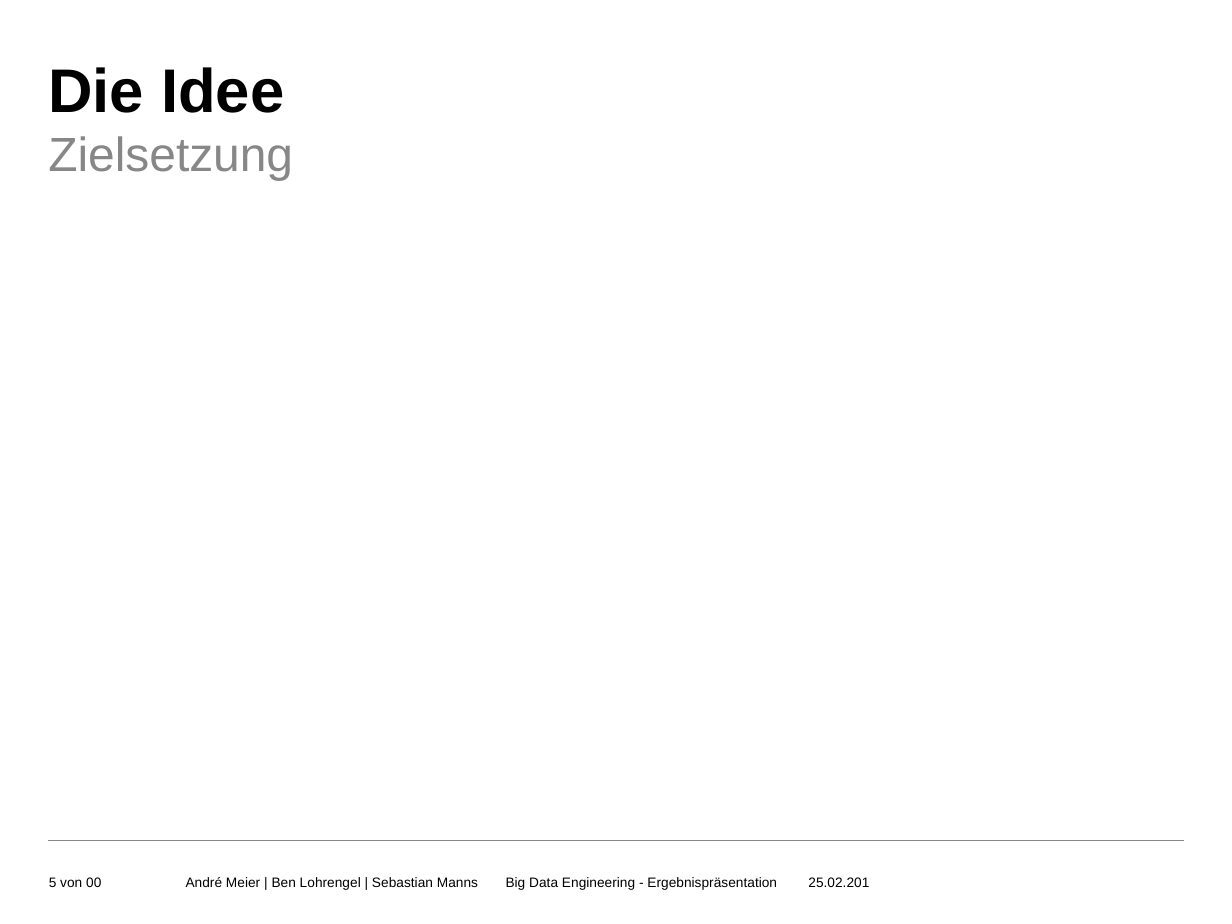
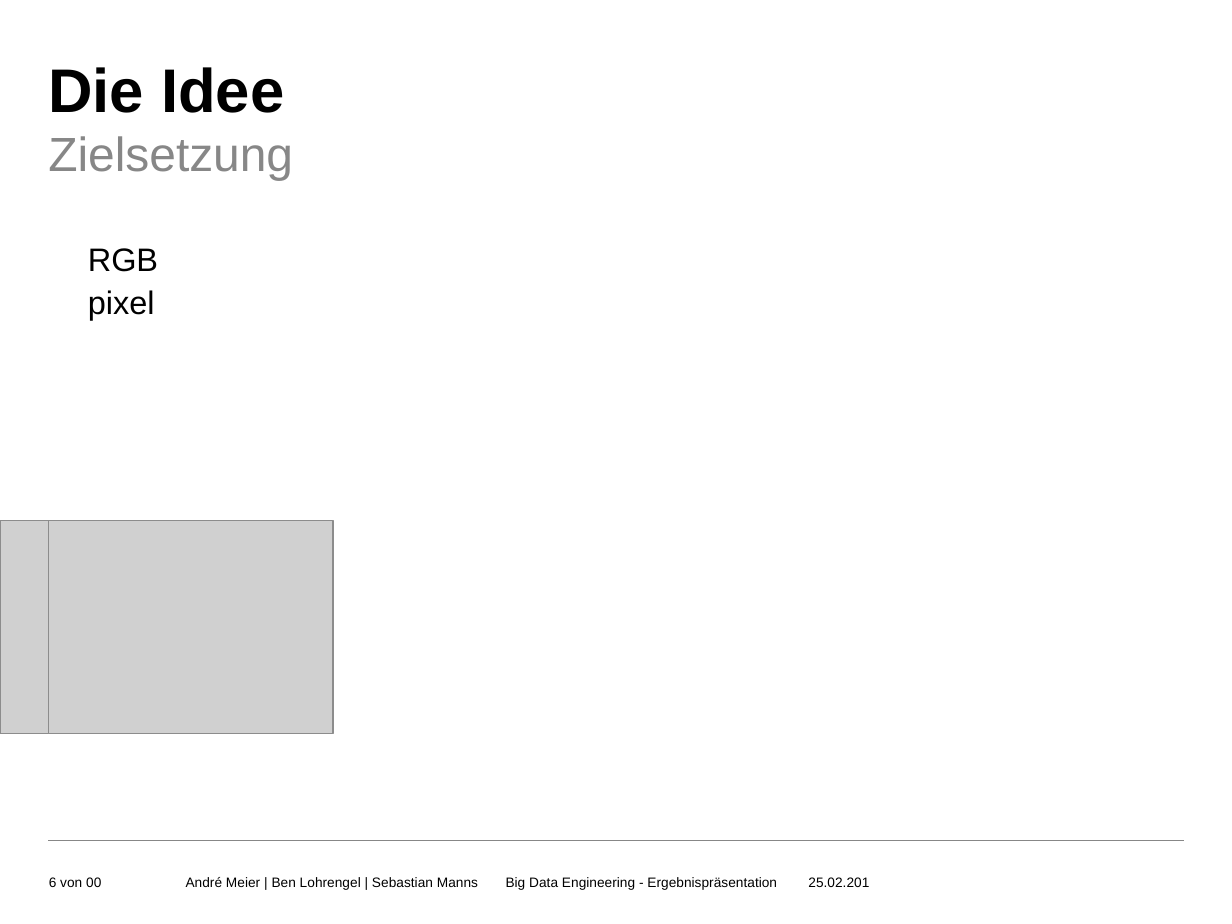
Before and after one commit to whabada/hugo, a slide deck: slide 6 of Project_HUGO.pptx (slide 5 before the commit). Drawn at 1232x924 pixels with LibreOffice and Linux fonts; fonts in the diff are those of the drawing; grey boxes stand for pictures; background and template pictures are left out. Boxes give left, top, right and bottom in pixels: in the first picture for what was removed or moved away, otherwise in the second. Text is boxed around its words. In the diff, an @@ line names an element or a change of style, - is before the commit and + after.

```diff
--- a/Project_HUGO.pptx
+++ b/Project_HUGO.pptx
@@ text added at bbox=[88, 248, 158, 320], 19 pt, text #000000 @@
+RGB
+pixel
@@ picture added at bbox=[0, 520, 285, 733] @@
@@ picture added at bbox=[48, 520, 333, 733] @@
```
Also in this commit, not shown: 5 other slides changed, 5 slides added, 1 other file.
